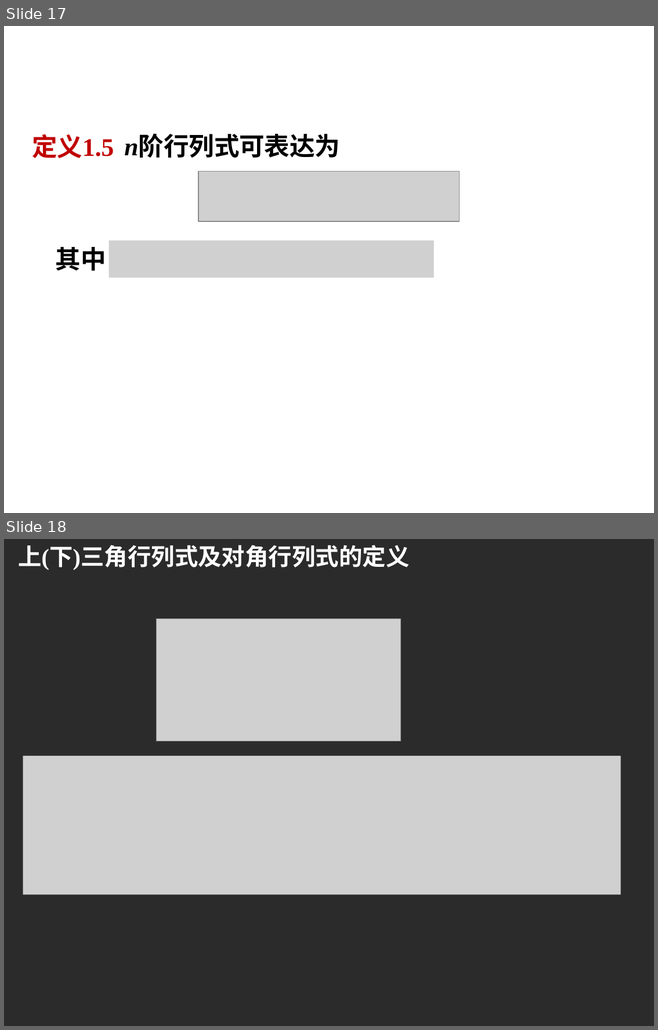
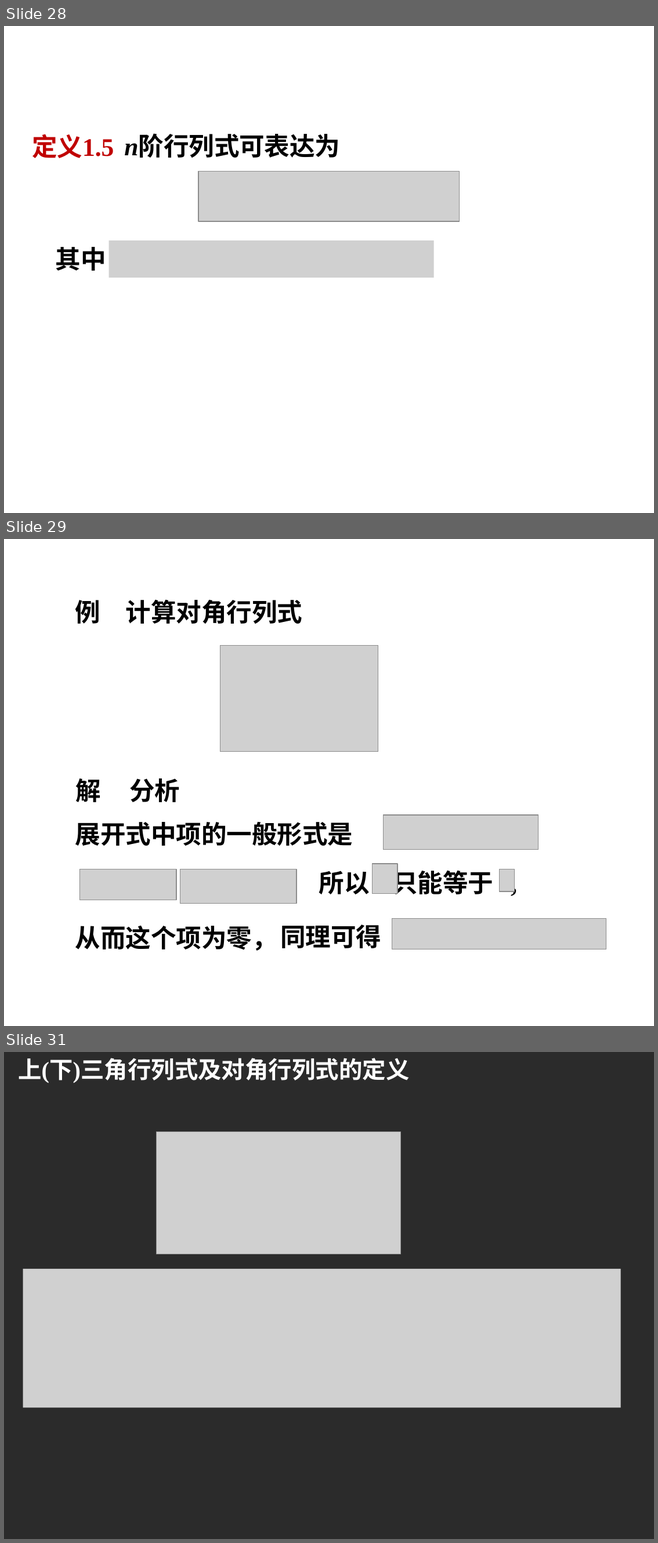
Before and after one commit to zeemeil/zeemeil.github.io, a slide deck: files/2025_2_LM/1005_0102.pptx. Shown one above the other, each under a label of ours: slides 17 and 18 before the commit, slides 28, 29 and 31 after it; the slides between them are not shown. The pictures are 658x1030 and 658x1543 pixels, drawn with LibreOffice and Linux fonts; fonts in the diff are those of the drawing; grey boxes stand for pictures; background and template pictures are left out; a plain dark background stands for a picture behind light text. Boxes give left, top, right and bottom in pixels: in the first picture for what was removed or moved away, otherwise in the second. Text is boxed around its words. In the diff, an @@ line names an element or a change of style, - is before the commit and + after.

```diff
--- a/files/2025_2_LM/1005_0102.pptx
+++ b/files/2025_2_LM/1005_0102.pptx
@@ slide 29 added at bbox=[4, 539, 654, 1026], background picture (left out) @@
@@ text added at bbox=[75, 599, 303, 624], 28 pt, text #000000, bold @@
+例 计算对角行列式
@@ picture added at bbox=[220, 646, 378, 752] @@
@@ text added at bbox=[75, 779, 101, 802], 28 pt, text #000000, bold @@
+解
@@ text added at bbox=[129, 779, 180, 802], 28 pt, text #000000, bold @@
+分析
@@ picture added at bbox=[383, 815, 538, 849] @@
@@ text added at bbox=[75, 822, 353, 846], 28 pt, text #000000, bold @@
+展开式中项的一般形式是
@@ picture added at bbox=[80, 869, 177, 900] @@
@@ picture added at bbox=[180, 869, 296, 903] @@
@@ text added at bbox=[319, 866, 493, 895], 28 pt, text #000000, bold @@
+所以 只能等于 ,
@@ picture added at bbox=[372, 864, 398, 894] @@
@@ picture added at bbox=[499, 869, 514, 892] @@
@@ picture added at bbox=[392, 919, 605, 950] @@
@@ text added at bbox=[75, 925, 277, 951], 28 pt, text #000000, bold @@
+从而这个项为零，
@@ text added at bbox=[280, 925, 381, 948], 28 pt, text #000000, bold @@
+同理可得
@@ what was slide 17 is now slide 28 @@
@@ what was slide 18 is now slide 31 @@
```
Also in this commit, not shown: 18 other slides added, 2 slides removed, 2 other files.
